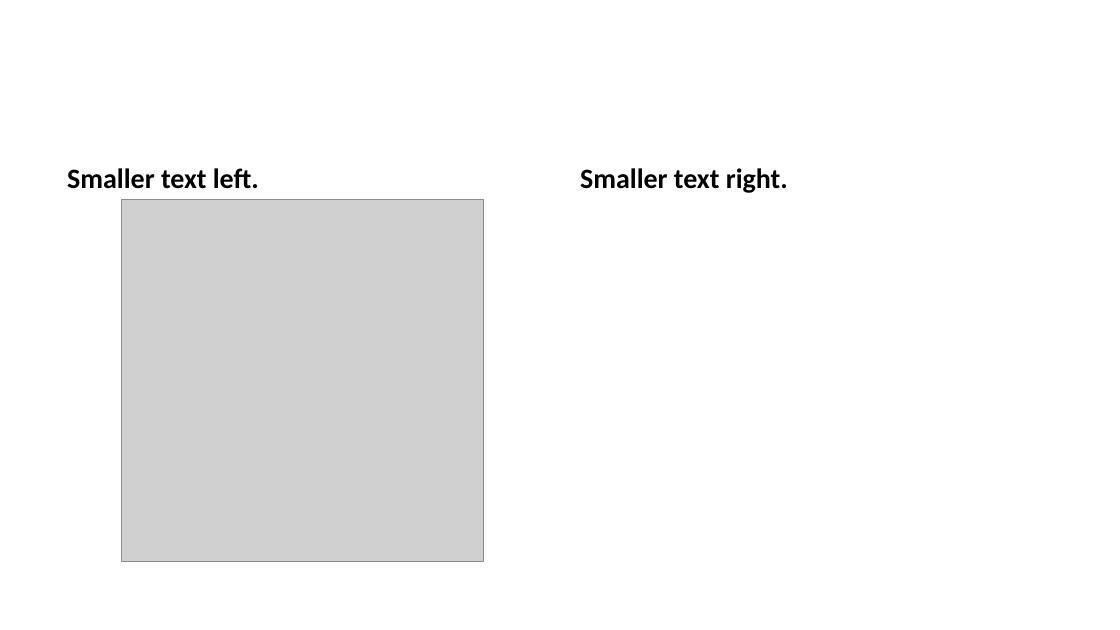
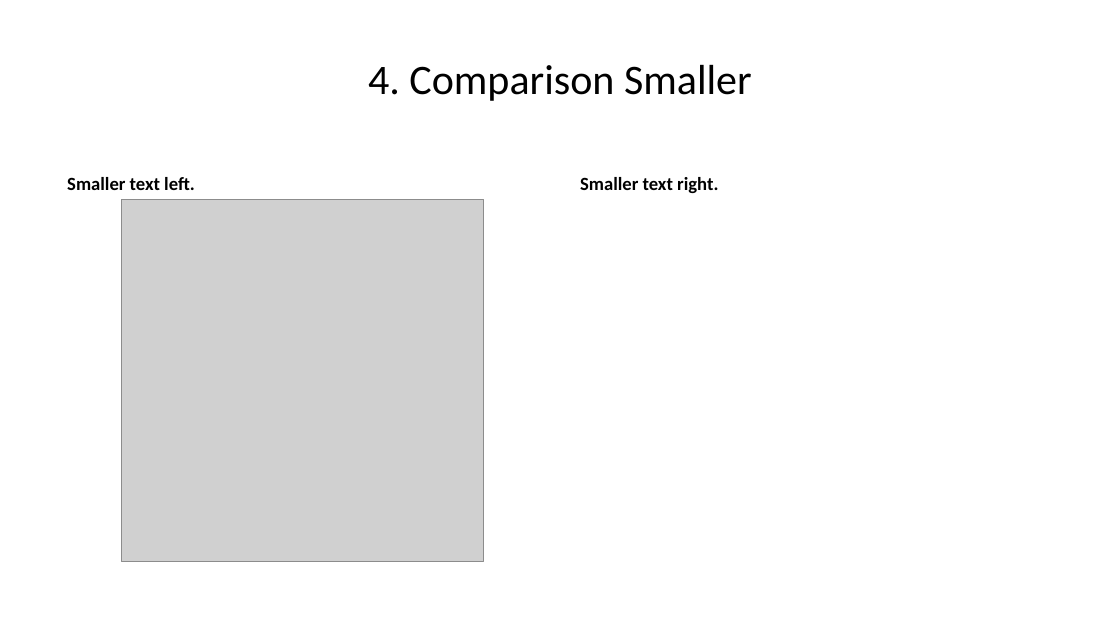
Before and after one commit to David-Rieger/quarto-pptx-layouts, a slide deck: slide 12 of example/example.pptx (slide 20 before the commit). Drawn at 1120x630 pixels with LibreOffice and Linux fonts; fonts in the diff are those of the drawing; grey boxes stand for pictures. Boxes give left, top, right and bottom in pixels: in the first picture for what was removed or moved away, otherwise in the second. Text is boxed around its words. In the diff, an @@ line names an element or a change of style, - is before the commit and + after.

```diff
--- a/example/example.pptx
+++ b/example/example.pptx
@@ title added at (x1=368, y1=64, x2=752, y2=101), 27 pt, text #000000 @@
+4. Comparison Smaller
@@ text "Smaller text left." at (x1=67, y1=177, x2=195, y2=190): size 18 to 12 pt; less space between paragraphs @@
@@ text "Smaller text right." at (x1=580, y1=177, x2=718, y2=193): size 18 to 12 pt; less space between paragraphs @@
```
Also in this commit, not shown: 7 other slides changed, 12 slides removed, 5 other files.
